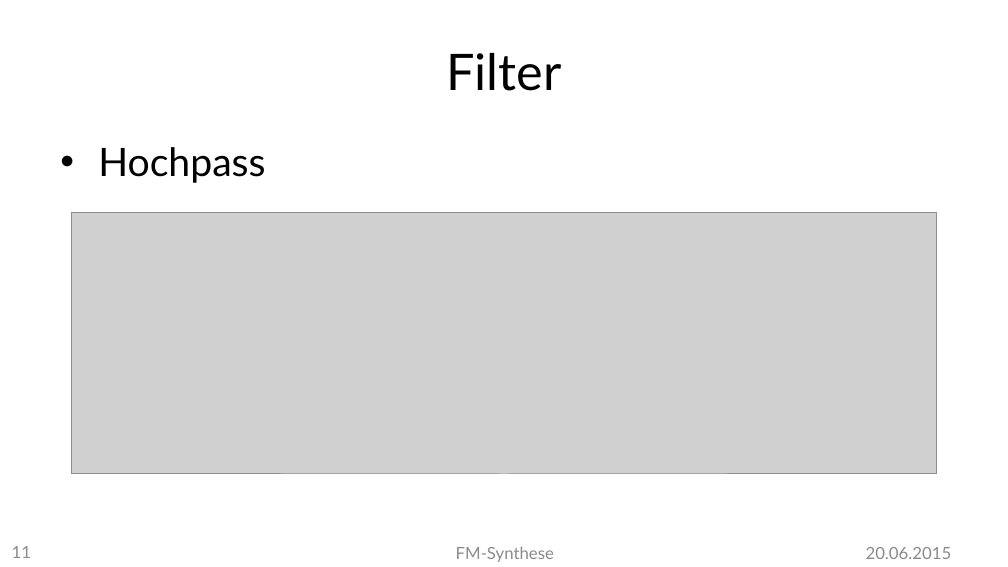
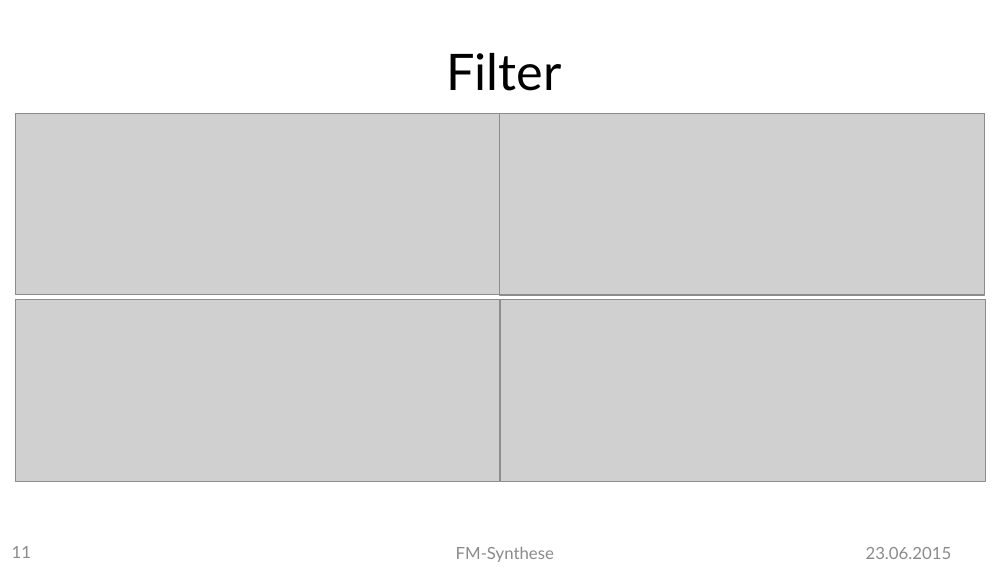
Before and after one commit to MBulli/VSeminar, a slide deck: slide 11 of Praesentation/FMSynthese-Gary.pptx. Drawn at 1008x567 pixels with LibreOffice and Linux fonts; fonts in the diff are those of the drawing; grey boxes stand for pictures; background and template pictures are left out. Boxes give left, top, right and bottom in pixels: in the first picture for what was removed or moved away, otherwise in the second. Text is boxed around its words. In the diff, an @@ line names an element or a change of style, - is before the commit and + after.

```diff
--- a/Praesentation/FMSynthese-Gary.pptx
+++ b/Praesentation/FMSynthese-Gary.pptx
@@ picture resized from (x1=72, y1=212, x2=936, y2=474) to (x1=15, y1=113, x2=499, y2=294) @@
@@ picture added at (x1=500, y1=113, x2=985, y2=295) @@
@@ text removed at (x1=98, y1=147, x2=265, y2=183) @@
-• Hochpass
@@ picture added at (x1=15, y1=300, x2=499, y2=482) @@
@@ picture added at (x1=500, y1=300, x2=985, y2=483) @@
@@ text at (x1=866, y1=547, x2=952, y2=559): text changed @@
-20.06.2015
+23.06.2015
```
Also in this commit, not shown: 17 other slides changed, 5 slides removed, 6 other files.
